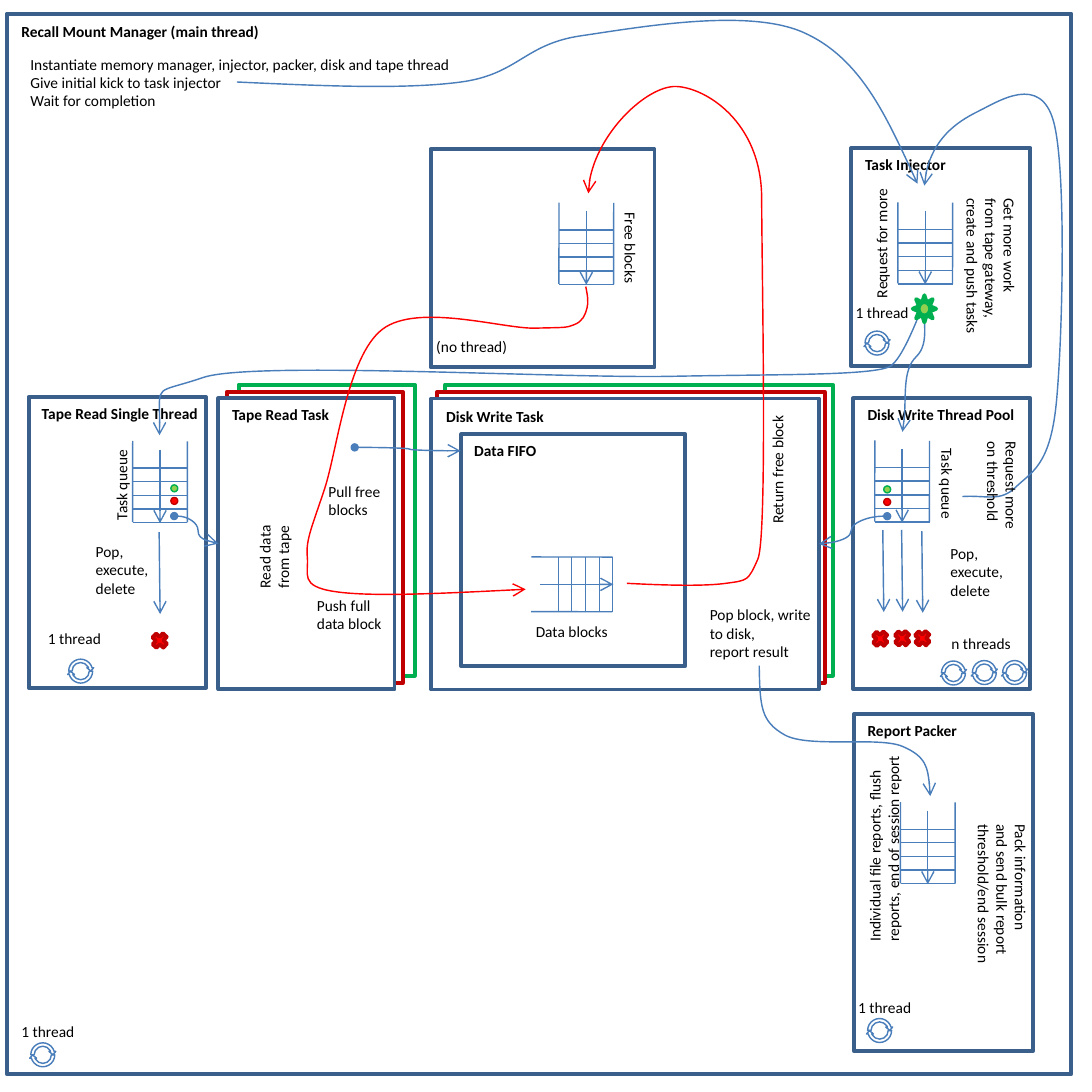
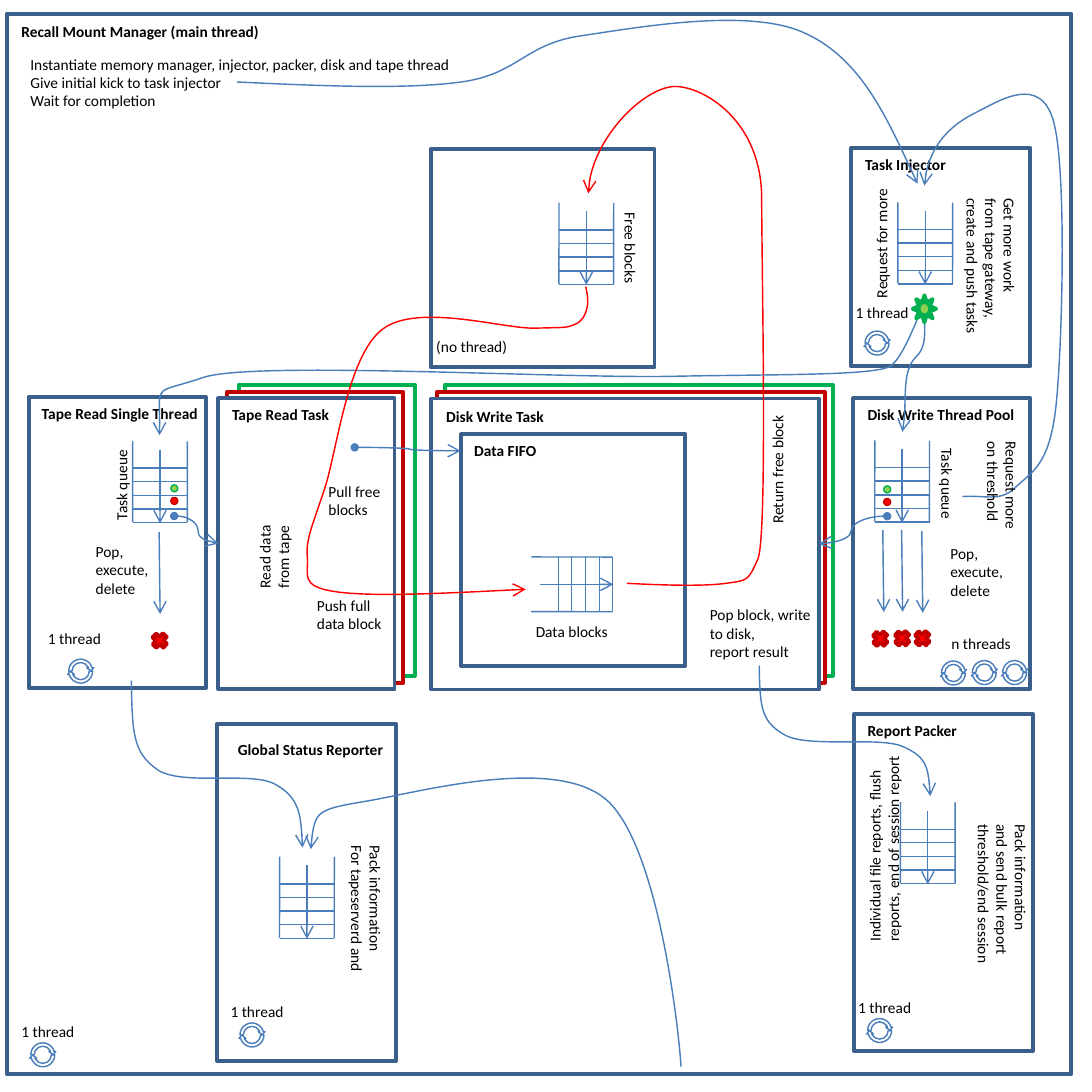
Before and after one commit to cern-cta/CTA, a slide deck: slide 1 of castor/tape/tapeserver/documentation/images/RecallMountMM.pptx. Drawn at 1092x1092 pixels with LibreOffice and Linux fonts; fonts in the diff are those of the drawing. Boxes give left, top, right and bottom in pixels: in the first picture for what was removed or moved away, otherwise in the second. Text is boxed around its words. In the diff, an @@ line names an element or a change of style, - is before the commit and + after.

Commit message:
Updated doc's global schemas about recall/migration

```diff
--- a/castor/tape/tapeserver/documentation/images/RecallMountMM.pptx
+++ b/castor/tape/tapeserver/documentation/images/RecallMountMM.pptx
@@ freeform shape added at <box>132,680,302,847</box>, outline #4B7EBC 0.75 pt @@
@@ rectangle added at <box>216,723,395,1060</box>, outline #3A5F8C 2 pt @@
@@ text added at <box>238,744,383,758</box>, 8 pt, text #000000, bold @@
+Global Status Reporter
@@ freeform shape added at <box>302,768,693,1066</box>, outline #4B7EBC 0.75 pt @@
@@ group added at <box>280,856,334,938</box>: 7 lines, 1 arrow @@
@@ text added at <box>347,847,384,970</box>, 8 pt, text #000000 @@
+Pack information
+For tapeserverd and
@@ text added at <box>231,1006,284,1017</box>, 8 pt, text #000000 @@
+1 thread
@@ circular arrow added at <box>238,1021,266,1049</box>, outline #4B7EBC 0.75 pt @@
@@ circular arrow added at <box>238,1021,266,1049</box>, outline #4B7EBC 0.75 pt @@
```
Also in this commit, not shown: 4 other files.
